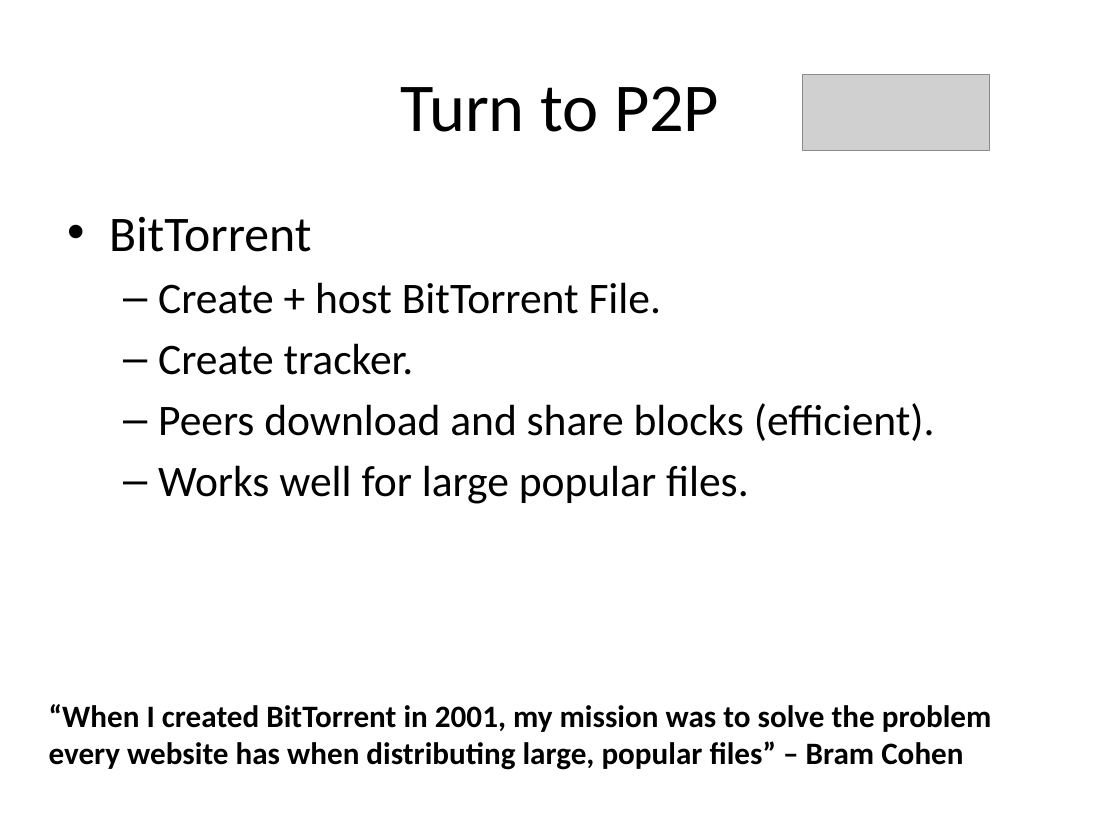
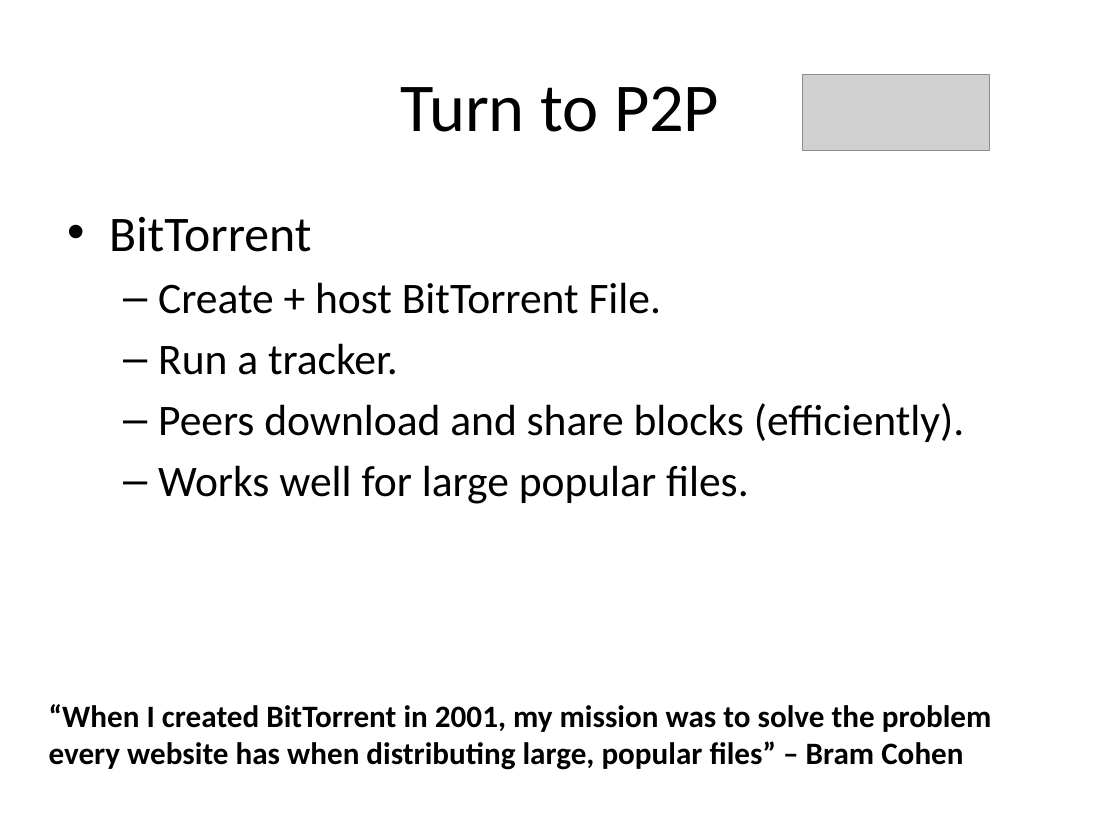
Before and after one commit to rdp/p2pwebclient, a slide deck: slide 9 of thesis_presentation/How to Make the Internet Faster.pptx. Drawn at 1120x840 pixels with LibreOffice and Linux fonts; fonts in the diff are those of the drawing; grey boxes stand for pictures. Boxes give left, top, right and bottom in pixels: in the first picture for what was removed or moved away, otherwise in the second. Text is boxed around its words. In the diff, an @@ line names an element or a change of style, - is before the commit and + after.

```diff
--- a/thesis_presentation/How to Make the Internet Faster.pptx
+++ b/thesis_presentation/How to Make the Internet Faster.pptx
@@ text at bbox=[158, 343, 964, 442]: text changed @@
-  – Create tracker.
-  – Peers download and share blocks (efficient).
+  – Run a tracker.
+  – Peers download and share blocks (efficiently).
```
Also in this commit, not shown: 17 other slides changed, 1 other file.
